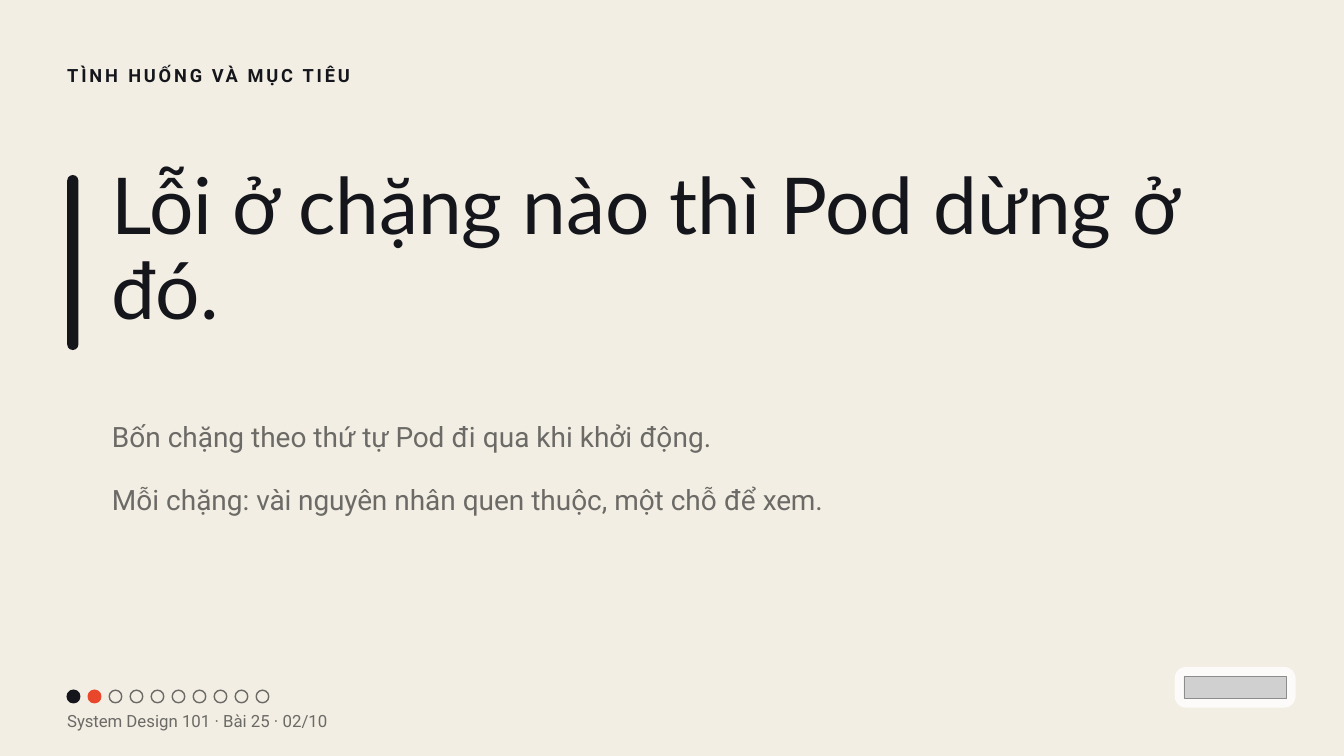
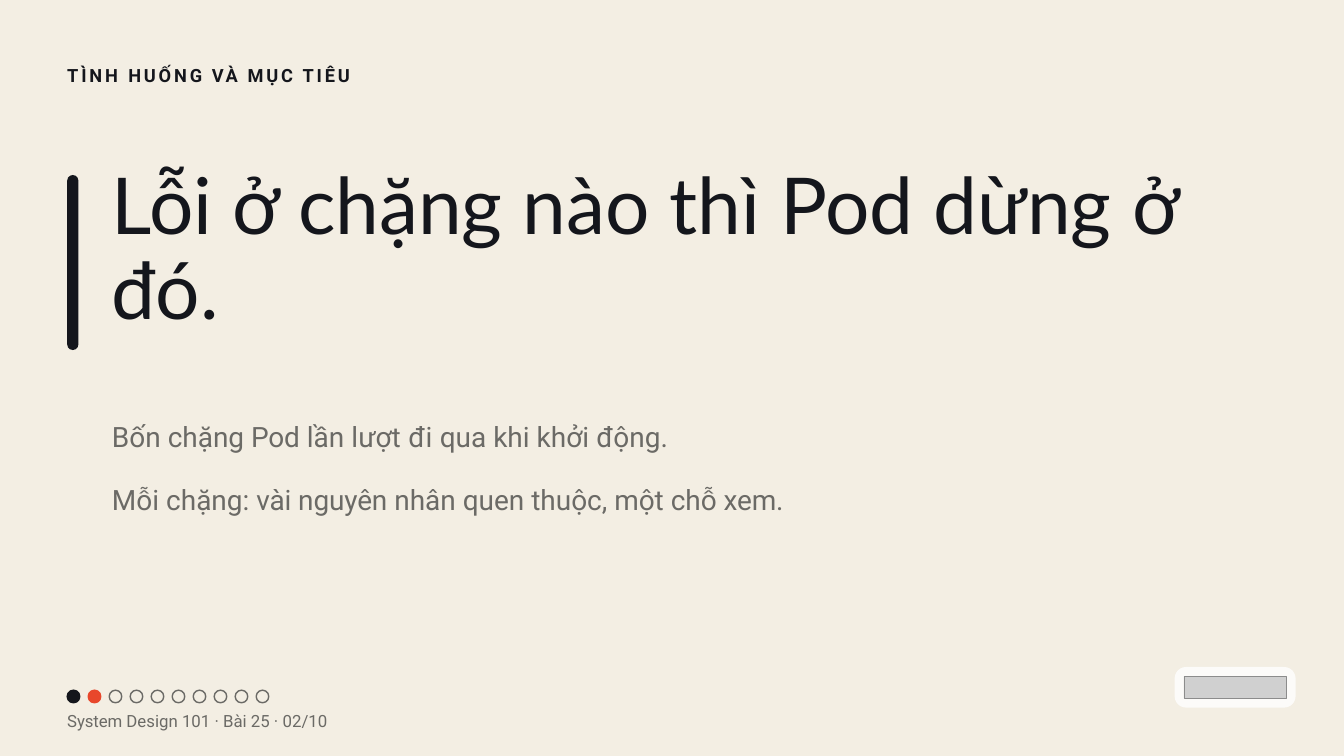
Before and after one commit to vohoailinh90/tool-marketing-studio, a slide deck: slide 2 of system-design-101/vi/lessons/sd-13-025/slides/sd-13-025.pptx. Drawn at 1344x756 pixels with LibreOffice and Linux fonts; fonts in the diff are those of the drawing; grey boxes stand for pictures. Boxes give left, top, right and bottom in pixels: in the first picture for what was removed or moved away, otherwise in the second. Text is boxed around its words. In the diff, an @@ line names an element or a change of style, - is before the commit and + after.

```diff
--- a/system-design-101/vi/lessons/sd-13-025/slides/sd-13-025.pptx
+++ b/system-design-101/vi/lessons/sd-13-025/slides/sd-13-025.pptx
@@ text at [112,424,668,453]: text changed @@
-Bốn chặng theo thứ tự Pod đi qua khi khởi động.
+Bốn chặng Pod lần lượt đi qua khi khởi động.
@@ text at [112,487,784,516]: text changed @@
-Mỗi chặng: vài nguyên nhân quen thuộc, một chỗ để xem.
+Mỗi chặng: vài nguyên nhân quen thuộc, một chỗ xem.
```
Also in this commit, not shown: 3 other slides changed, 4 other files.
